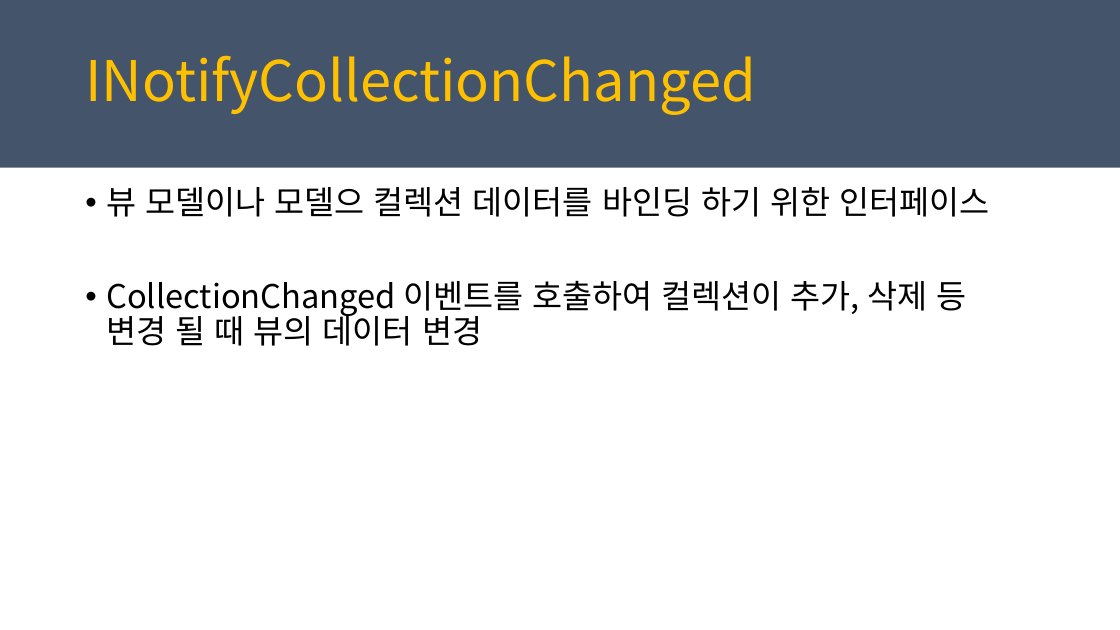
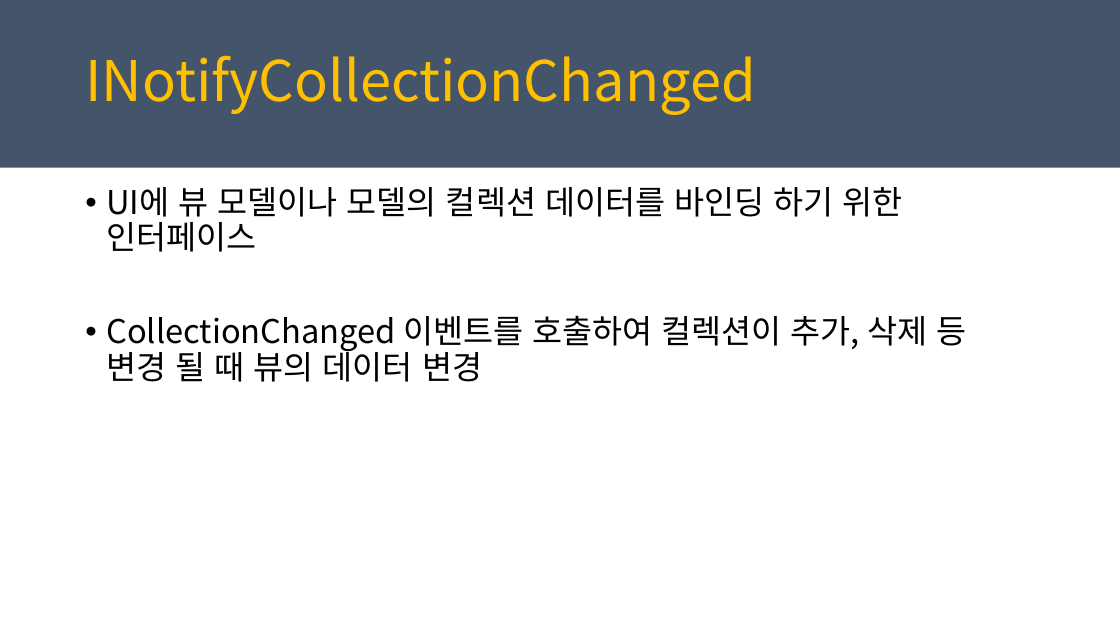
Before and after one commit to juniair/Summary-PPT, a slide deck: slide 18 of PRISM_MVVM_사용.pptx (slide 16 before the commit). Drawn at 1120x630 pixels with LibreOffice and Linux fonts; fonts in the diff are those of the drawing. Boxes give left, top, right and bottom in pixels: in the first picture for what was removed or moved away, otherwise in the second. Text is boxed around its words. In the diff, an @@ line names an element or a change of style, - is before the commit and + after.

```diff
--- a/PRISM_MVVM_사용.pptx
+++ b/PRISM_MVVM_사용.pptx
@@ text at box(106, 187, 903, 252): text changed @@
-• 뷰 모델이나 모델으 컬렉션 데이터를 바인딩 하기 위한 인터페이스
+• UI에 뷰 모델이나 모델의 컬렉션 데이터를 바인딩 하기 위한 인터페이스
```
Also in this commit, not shown: 3 other slides changed, 3 slides added, 1 slide removed, 1 other file.
